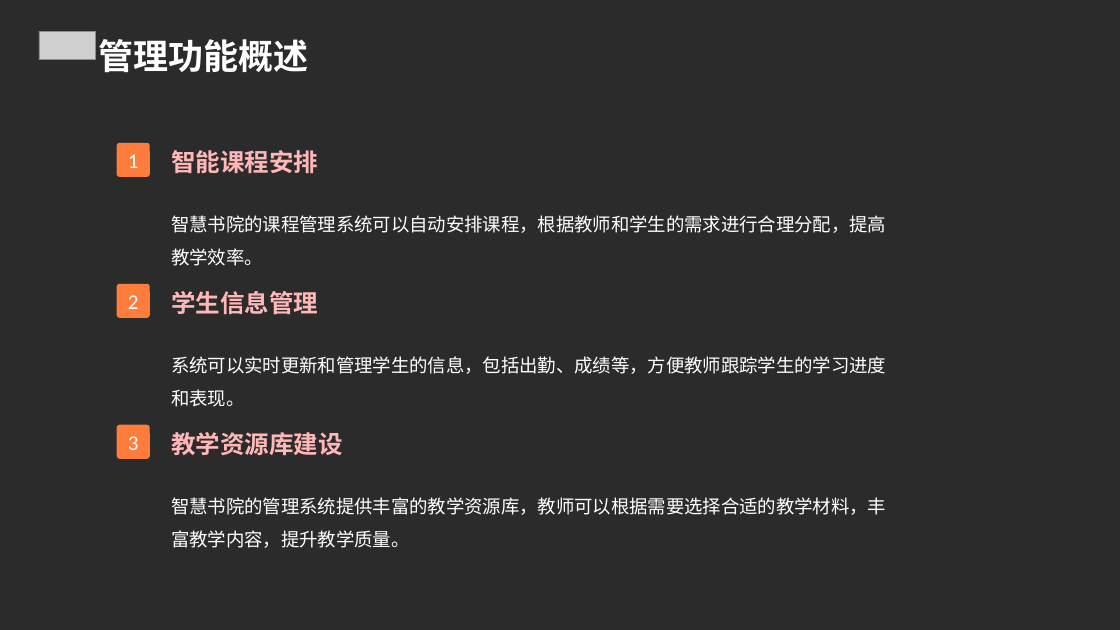
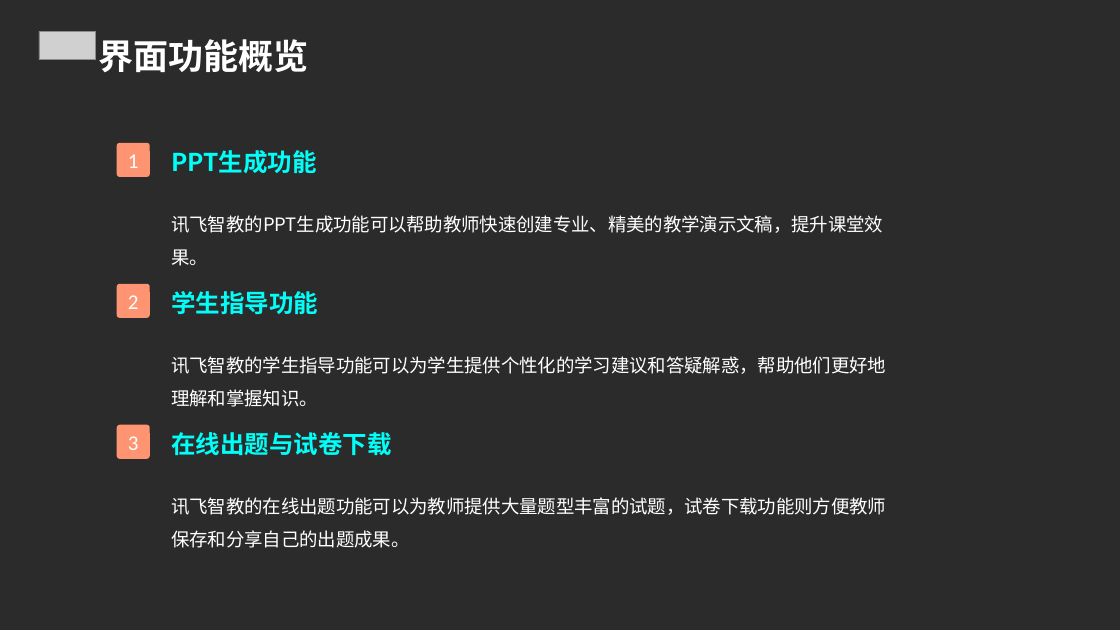
Before and after one commit to FlashLizard/Intelligent_Learning_Platform, a slide deck: slide 16 of src/generate_ppt/generate_ppt/ppttmp.ppt. Drawn at 1120x630 pixels with LibreOffice and Linux fonts; fonts in the diff are those of the drawing; grey boxes stand for pictures; background and template pictures are left out; a plain dark background stands for a picture behind light text. Boxes give left, top, right and bottom in pixels: in the first picture for what was removed or moved away, otherwise in the second. Text is boxed around its words. In the diff, an @@ line names an element or a change of style, - is before the commit and + after.

```diff
--- a/src/generate_ppt/generate_ppt/ppttmp.ppt
+++ b/src/generate_ppt/generate_ppt/ppttmp.ppt
@@ text at [99, 39, 309, 72]: text changed @@
-管理功能概述
+界面功能概览
@@ text at [171, 150, 883, 266]: text changed @@
-智能课程安排
-智慧书院的课程管理系统可以自动安排课程，根据教师和学生的需求进行合理分配，提高教学效率。
+PPT生成功能
+讯飞智教的PPT生成功能可以帮助教师快速创建专业、精美的教学演示文稿，提升课堂效果。
@@ text at [171, 291, 886, 407]: text changed @@
-学生信息管理
-系统可以实时更新和管理学生的信息，包括出勤、成绩等，方便教师跟踪学生的学习进度和表现。
+学生指导功能
+讯飞智教的学生指导功能可以为学生提供个性化的学习建议和答疑解惑，帮助他们更好地理解和掌握知识。
@@ fill #FF7D3C to #FE9471 in 3 elements at [117, 143, 150, 177], [117, 284, 150, 318], [117, 425, 150, 460] @@
@@ text at [171, 432, 886, 548]: text changed @@
-教学资源库建设
-智慧书院的管理系统提供丰富的教学资源库，教师可以根据需要选择合适的教学材料，丰富教学内容，提升教学质量。
+在线出题与试卷下载
+讯飞智教的在线出题功能可以为教师提供大量题型丰富的试题，试卷下载功能则方便教师保存和分享自己的出题成果。
```
Also in this commit, not shown: 10 other slides changed, 17 slides added, 9 slides removed, 17 other files.
